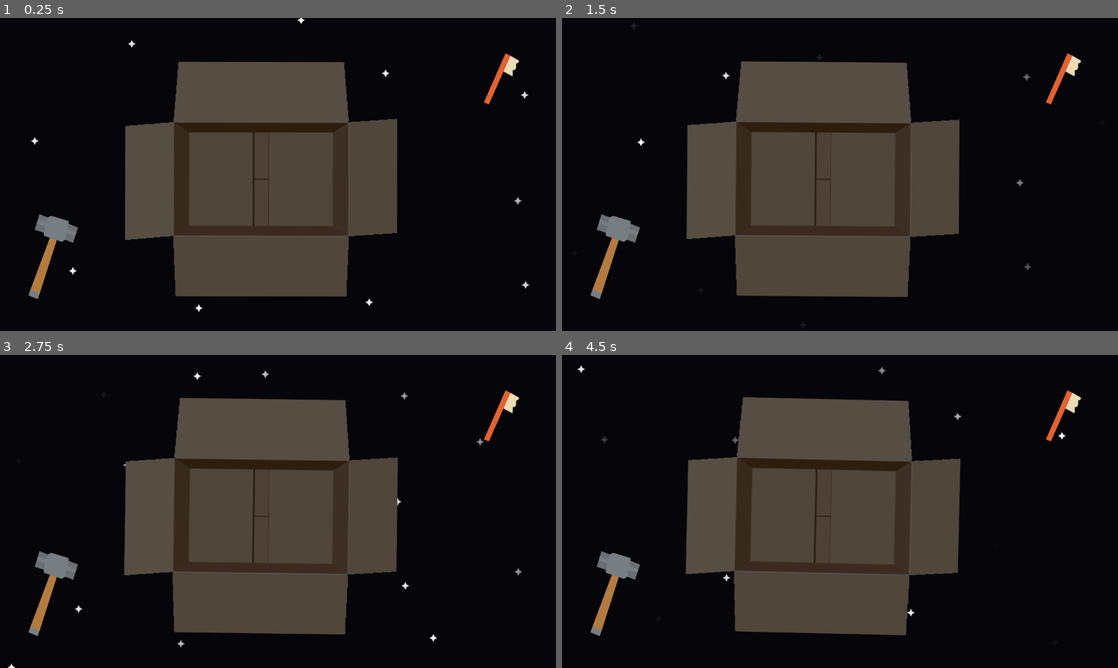
Above: before the commit, frames 1-4 (two rows, left to right).
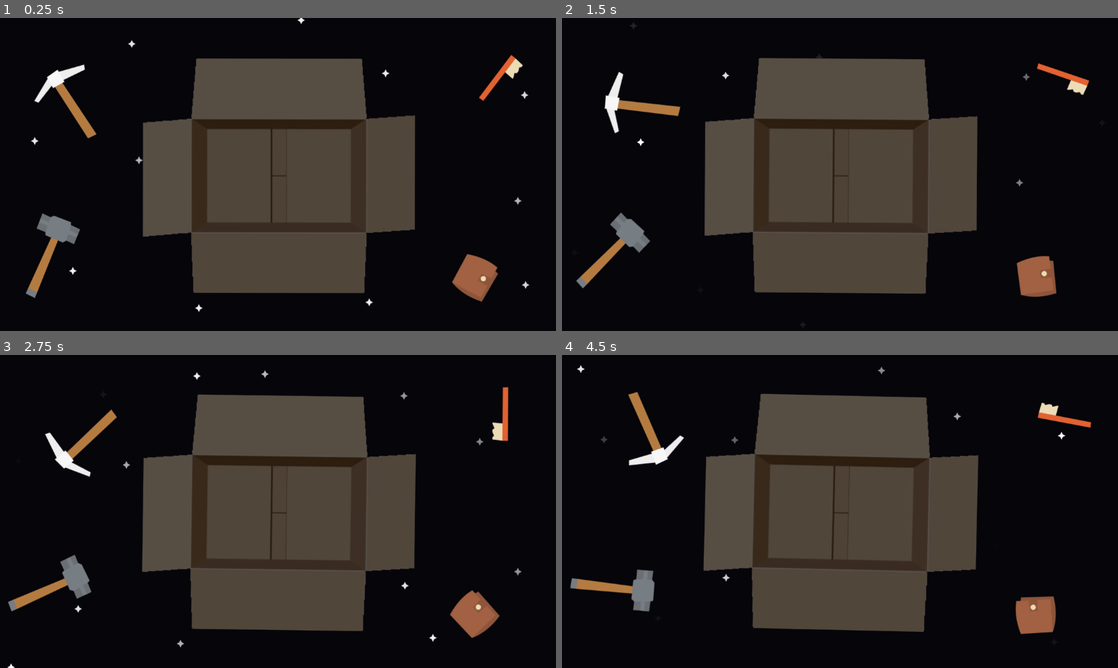
Above: after the commit, the same moments.

Repository: paul-maxime/space-packing
Game: Godot game, scene res://Scenes/Game.tscn
Two runs of this game, one before a commit and one after it. Both use one fixed random seed, a clock stepped at 60 frames per second and the inputs below.
Inputs (mouse positions are in pixels of both pictures, inside the frame that each line leads up to):
- Up to frame 1 (0.25 s): no input
- Up to frame 2 (1.5 s): drag from (617, 255) to (895, 105) at 0.52 s; drag from (1062, 77) to (812, 237) at 1.27 s
- Up to frame 3 (2.75 s): move the mouse to (333, 442) at 2.02 s; click (333, 442) at 2.17 s
- Up to frame 4 (4.5 s): drag from (812, 574) to (673, 464) at 2.77 s; move the mouse to (1006, 558) at 3.52 s; click (1006, 558) at 3.67 s; drag from (673, 464) to (756, 433) at 4.27 s

The runs differ from the first frame. In frame 1, 11% of the frame differs, in the area x 4-95%, y 11-91%; in frame 2, 12%; in frame 3, 12%; in frame 4, 12%, in the area x 1-96%, y 3-90%.

Commit message:
Add winning, sounds and two items

Diff:
--- a/Scenes/Game.tscn
+++ b/Scenes/Game.tscn
@@ -9,18 +9,34 @@
 [ext_resource type="Script" path="res://Scripts/Star.gd" id="4_hvmf6"]
 [ext_resource type="Texture2D" uid="uid://bwlfkcio60qtd" path="res://Assets/Images/Toothbrush.png" id="5_3v024"]
 [ext_resource type="Texture2D" uid="uid://8if2v0473c4g" path="res://Assets/Images/Star.png" id="8_rbv1e"]
+[ext_resource type="AudioStream" uid="uid://davmb08evjoyq" path="res://Assets/Audio/impactMetal_light_002.ogg" id="9_w5gxm"]
+[ext_resource type="Texture2D" uid="uid://dlwmkd1hrmuag" path="res://Assets/Images/Pickaxe.png" id="10_4kg2e"]
+[ext_resource type="AudioStream" uid="uid://jg078urtpcoy" path="res://Assets/Audio/success.ogg" id="10_7ejs5"]
+[ext_resource type="AudioStream" uid="uid://c6puunelalmhv" path="res://Assets/Audio/impactWood_light_004.ogg" id="11_jkq6n"]
+[ext_resource type="AudioStream" uid="uid://ioi536yjapeu" path="res://Assets/Audio/fail.ogg" id="11_na2bf"]
+[ext_resource type="Texture2D" uid="uid://c686pnwnju5el" path="res://Assets/Images/Wallet.png" id="13_i77bx"]
+[ext_resource type="AudioStream" uid="uid://cr7gbgej8v21a" path="res://Assets/Audio/impactWood_light_002.ogg" id="14_cnqgp"]
+[ext_resource type="AudioStream" uid="uid://blxr1oonkycux" path="res://Assets/Audio/tada.ogg" id="14_tau13"]
 
 [sub_resource type="RectangleShape2D" id="RectangleShape2D_k303t"]
-size = Vector2(1973, 639)
+size = Vector2(1973, 626)
 
 [sub_resource type="RectangleShape2D" id="RectangleShape2D_lp8t3"]
-size = Vector2(957.75, 309.5)
+size = Vector2(918.005, 309.5)
 
 [sub_resource type="RectangleShape2D" id="RectangleShape2D_8votk"]
-size = Vector2(796, 248)
+size = Vector2(832, 260)
 
 [sub_resource type="RectangleShape2D" id="RectangleShape2D_t6ywj"]
-size = Vector2(1933, 584)
+size = Vector2(1933, 592)
+
+[sub_resource type="Gradient" id="Gradient_lk10o"]
+offsets = PackedFloat32Array(0, 0.97351)
+colors = PackedColorArray(1, 1, 1, 1, 1, 1, 1, 0)
+
+[sub_resource type="Gradient" id="Gradient_wiuwk"]
+offsets = PackedFloat32Array(0, 0.2, 0.4, 0.6, 0.8, 1)
+colors = PackedColorArray(1, 0, 0, 1, 1, 1, 0, 1, 0, 1, 0, 1, 0, 1, 1, 1, 0, 0, 1, 1, 1, 0, 1, 1)
 
 [node name="Game" type="Node2D"]
 script = ExtResource("1_628ed")
@@ -108,7 +124,7 @@
 
 [node name="Box" type="Sprite2D" parent="."]
 modulate = Color(0.392157, 0.392157, 0.392157, 1)
-position = Vector2(541, 331)
+position = Vector2(578, 324)
 scale = Vector2(1.35519, 1.35519)
 texture = ExtResource("2_wo8kw")
 script = ExtResource("3_o8akv")
@@ -118,44 +134,126 @@
 script = ExtResource("4_ck2du")
 
 [node name="TopCollisionShape2D" type="CollisionShape2D" parent="OutsideTheBox"]
-position = Vector2(633.5, -90.5)
+position = Vector2(633.5, -97)
 shape = SubResource("RectangleShape2D_k303t")
 
 [node name="RightCollisionShape2D" type="CollisionShape2D" parent="OutsideTheBox"]
-position = Vector2(1184.13, 351)
+position = Vector2(1204, 351)
 shape = SubResource("RectangleShape2D_lp8t3")
 
 [node name="LeftCollisionShape2D" type="CollisionShape2D" parent="OutsideTheBox"]
-position = Vector2(-24, 343)
+position = Vector2(-6, 337)
 shape = SubResource("RectangleShape2D_8votk")
 
 [node name="BottomCollisionShape2D" type="CollisionShape2D" parent="OutsideTheBox"]
-position = Vector2(622.5, 737)
+position = Vector2(622.5, 733)
 shape = SubResource("RectangleShape2D_t6ywj")
 
-[node name="Hammer" type="RigidBody2D" parent="." groups=["Item"]]
+[node name="Items" type="Node2D" parent="."]
+
+[node name="Hammer" type="RigidBody2D" parent="Items" groups=["Item"]]
 position = Vector2(110, 494)
 input_pickable = true
-mass = 5.0
-continuous_cd = 1
-script = ExtResource("2_iucts")
-
-[node name="Sprite2D" type="Sprite2D" parent="Hammer"]
+mass = 6.0
+continuous_cd = 1
+max_contacts_reported = 1
+contact_monitor = true
+angular_velocity = 0.3
+script = ExtResource("2_iucts")
+
+[node name="Sprite2D" type="Sprite2D" parent="Items/Hammer"]
 texture = ExtResource("1_4omna")
 
-[node name="CollisionPolygon2D" type="CollisionPolygon2D" parent="Hammer"]
+[node name="CollisionPolygon2D" type="CollisionPolygon2D" parent="Items/Hammer"]
 polygon = PackedVector2Array(-12.5, -83, -9.3, -83, 0, -87, 0, -84.5, 33, -75.5, 33, -73.3, 35.3, -68, 37.4, -68, 52, - …(322 unchanged characters)…
 
-[node name="Toothbrush" type="RigidBody2D" parent="." groups=["Item"]]
+[node name="ContactAudioPlayer" type="AudioStreamPlayer2D" parent="Items/Hammer"]
+stream = ExtResource("9_w5gxm")
+volume_db = -12.0
+
+[node name="Pickaxe" type="RigidBody2D" parent="Items" groups=["Item"]]
+position = Vector2(162, 164)
+rotation = -0.760964
+input_pickable = true
+mass = 4.0
+continuous_cd = 1
+max_contacts_reported = 1
+contact_monitor = true
+angular_velocity = -0.7
+script = ExtResource("2_iucts")
+
+[node name="Sprite2D" type="Sprite2D" parent="Items/Pickaxe"]
+texture = ExtResource("10_4kg2e")
+
+[node name="ContactAudioPlayer" type="AudioStreamPlayer2D" parent="Items/Pickaxe"]
+stream = ExtResource("9_w5gxm")
+volume_db = -12.0
+
+[node name="CollisionPolygon2D" type="CollisionPolygon2D" parent="Items/Pickaxe"]
+polygon = PackedVector2Array(16.5, -70.5, 16.5, -68.6, 21.6, -61, 23.2, -61, 60.9, -30.7, 59.9, -28, 58.3, -28, 53, -22.6, 50.5, -23.7, 50.5, -24.8, 11, -45, 9.8, -45, 5.4, -43.5, -35.1, 71, -36.4, 71, -39.4, 76, -42, 76, -51.5, 71.2, -51.5, 69.7, -55.8, 64.3, -54.8, 62, -53.9, 62, -13.1, -49.7, -15.9, -58, -56.6, -58, -60.8, -65, -59.7, -67, -57.8, -67, -6.5, -75.7, -6.5, -77, -4.3, -77)
+
+[node name="Toothbrush" type="RigidBody2D" parent="Items" groups=["Item"]]
 position = Vector2(1039, 126)
 input_pickable = true
-continuous_cd = 1
-script = ExtResource("2_iucts")
-
-[node name="Sprite2D" type="Sprite2D" parent="Toothbrush"]
+mass = 0.5
+continuous_cd = 1
+max_contacts_reported = 1
+contact_monitor = true
+angular_velocity = 1.0
+script = ExtResource("2_iucts")
+
+[node name="Sprite2D" type="Sprite2D" parent="Items/Toothbrush"]
 texture = ExtResource("5_3v024")
 
-[node name="CollisionPolygon2D" type="CollisionPolygon2D" parent="Toothbrush"]
+[node name="CollisionPolygon2D" type="CollisionPolygon2D" parent="Items/Toothbrush"]
 polygon = PackedVector2Array(37, -38.7, 37, -35.6, 31, -30.6, 31, -20.5, 28.7, -20.5, 24, -16.6, 24, -5.5, 20.4, -5.5, 5.5, -14.5, 4.8, -14.5, 4, -13.7, 4, -12.1, -24.7, 52.5, -29.5, 52.5, -37, 48.8, -37, 47.3, -36.6, 45.5, -35.3, 45.5, 7, -49.8, 7, -53.5)
 
-[node name="AnimationPlayer" type="AnimationPlayer" parent="."]
+[node name="ContactAudioPlayer" type="AudioStreamPlayer2D" parent="Items/Toothbrush"]
+stream = ExtResource("11_jkq6n")
+
+[node name="Wallet" type="RigidBody2D" parent="Items" groups=["Item"]]
+position = Vector2(984, 538)
+input_pickable = true
+continuous_cd = 1
+max_contacts_reported = 1
+contact_monitor = true
+angular_velocity = -0.5
+script = ExtResource("2_iucts")
+
+[node name="Sprite2D" type="Sprite2D" parent="Items/Wallet"]
+texture = ExtResource("13_i77bx")
+
+[node name="ContactAudioPlayer" type="AudioStreamPlayer2D" parent="Items/Wallet"]
+stream = ExtResource("14_cnqgp")
+
+[node name="CollisionPolygon2D" type="CollisionPolygon2D" parent="Items/Wallet"]
+polygon = PackedVector2Array(24, -38.3, 24, -37, 49, -16.8, 49, -13, 48.1, -13, 45.8, -8.9, 49, -1.4, 49, 1, 47, 1, 12, 49, 10.8, 49, 8.9, 51, 5, 51, 5, 50.2, -10, 43.3, -10, 42, -30, 28, -30, 26.7, -49, 5.8, -49, 1.4, -12, -49.6, -12, -51, -7.1, -51)
+
+[node name="SuccessAudioPlayer" type="AudioStreamPlayer" parent="."]
+stream = ExtResource("10_7ejs5")
+volume_db = -3.0
+
+[node name="FailAudioPlayer" type="AudioStreamPlayer" parent="."]
+stream = ExtResource("11_na2bf")
+volume_db = -2.0
+
+[node name="TadaAudioPlayer" type="AudioStreamPlayer" parent="."]
+stream = ExtResource("14_tau13")
+volume_db = -8.0
+
+[node name="TadaParticles" type="CPUParticles2D" parent="."]
+position = Vector2(576, 324)
+emitting = false
+amount = 512
+lifetime = 2.5
+one_shot = true
+explosiveness = 0.9
+spread = 180.0
+gravity = Vector2(0, 0)
+initial_velocity_min = 100.0
+initial_velocity_max = 300.0
+angle_max = 360.0
+scale_amount_min = 4.0
+scale_amount_max = 4.0
+color_ramp = SubResource("Gradient_lk10o")
+color_initial_ramp = SubResource("Gradient_wiuwk")
--- a/Scripts/Game.gd
+++ b/Scripts/Game.gd
@@ -1,10 +1,47 @@
 extends Node2D
 
+var is_winning: bool = false
+var has_won: bool = false
+var winning_timer: float = 1.0
+
 func _ready():
+	load_next_level()
+
+func _process(delta):
+	process_winning_timer(delta)
+	update_physics_ticks()
+
+func load_next_level():
 	pass
 
-func _process(_delta):
+func check_if_winning():
+	var items = get_tree().get_nodes_in_group("Item")
+	is_winning = items.all(func(item): return item.is_in_box)
+
+func process_winning_timer(delta: float):
+	if has_won:
+		return
+	if is_winning:
+		winning_timer -= delta
+		if winning_timer < 0:
+			has_won = true
+			var items = get_tree().get_nodes_in_group("Item")
+			items.map(func(item): item.freeze = true)
+			$TadaAudioPlayer.play()
+			$TadaParticles.emitting = true
+	else:
+		winning_timer = 1.0
+
+func update_physics_ticks():
 	var expected_ticks = clampi(int(Engine.get_frames_per_second()), 60, 240)
+	if expected_ticks >= 58 and expected_ticks <= 62:
+		expected_ticks = 60
+	if expected_ticks >= 118 and expected_ticks <= 122:
+		expected_ticks = 120
+	if expected_ticks >= 142 and expected_ticks <= 146:
+		expected_ticks = 144
+	if expected_ticks >= 238 and expected_ticks <= 242:
+		expected_ticks = 240
 	if Engine.physics_ticks_per_second != expected_ticks:
 		print("Switching physics ticks to " + str(expected_ticks))
 		Engine.physics_ticks_per_second = expected_ticks
--- a/Scripts/PickableItem.gd
+++ b/Scripts/PickableItem.gd
@@ -12,9 +12,14 @@
 	connect("sleeping_state_changed", _on_sleeping_state_changed)
 	connect("mouse_entered", _on_mouse_entered)
 	connect("mouse_exited", _on_mouse_exited)
+	connect("body_entered", _on_body_entered)
 
 func _on_mouse_entered():
 	Input.set_default_cursor_shape(Input.CURSOR_POINTING_HAND)
+
+func _on_body_entered(body):
+	if body.is_in_group("Item"):
+		$ContactAudioPlayer.play()
 
 func _on_mouse_exited():
 	Input.set_default_cursor_shape(Input.CURSOR_ARROW)
@@ -69,9 +74,12 @@
 		current_tween = create_tween()
 		current_tween.tween_property($Sprite2D, "modulate", Color.GREEN, 0.05)
 		current_tween.tween_property($Sprite2D, "modulate", Color.WHITE, 0.5)
+		get_node("/root/Game/SuccessAudioPlayer").play()
 	else:
 		if current_tween:
 			current_tween.kill()
 		current_tween = create_tween()
 		current_tween.tween_property($Sprite2D, "modulate", Color.RED, 0.05)
 		current_tween.tween_property($Sprite2D, "modulate", Color.WHITE, 0.5)
+		get_node("/root/Game/FailAudioPlayer").play()
+	get_node("/root/Game").check_if_winning()
--- a/project.godot
+++ b/project.godot
@@ -22,6 +22,8 @@
 [physics]
 
 2d/default_gravity=0.0
+2d/default_linear_damp=0.0
+2d/default_angular_damp=0.0
 
 [rendering]
 
Not shown, added: Assets/Audio/fail.ogg.import
Not shown, added: Assets/Audio/impactMetal_light_002.ogg.import
Not shown, added: Assets/Audio/impactWood_light_002.ogg.import
Not shown, added: Assets/Audio/impactWood_light_004.ogg.import
Not shown, added: Assets/Audio/success.ogg.import
Not shown, added: Assets/Audio/tada.ogg.import
Binary file added: Assets/Images/Pickaxe.png
Not shown, added: Assets/Images/Pickaxe.png.import
Binary file added: Assets/Images/Wallet.png
Not shown, added: Assets/Images/Wallet.png.import
Not shown: 1 places in Scenes/Game.tscn that only renumber resources
Not shown, added: export_presets.cfg
(and 6 more such lines)
